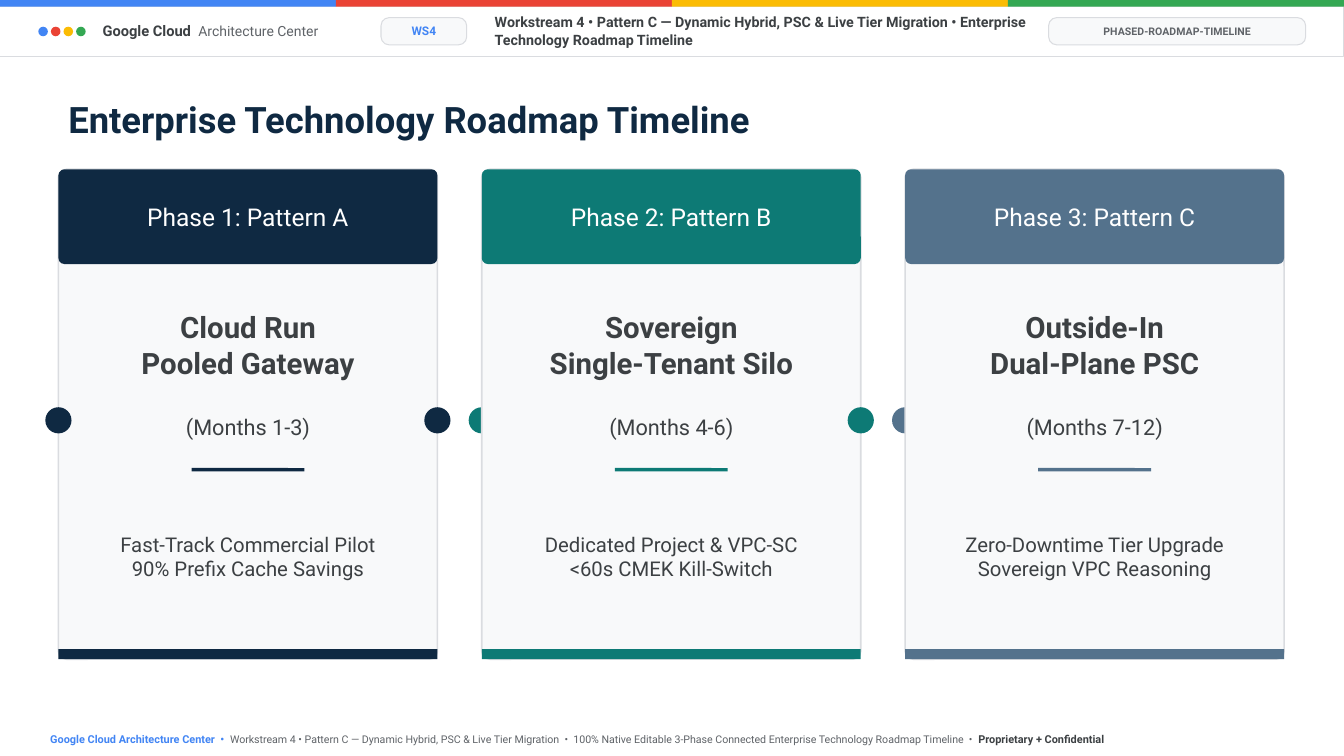
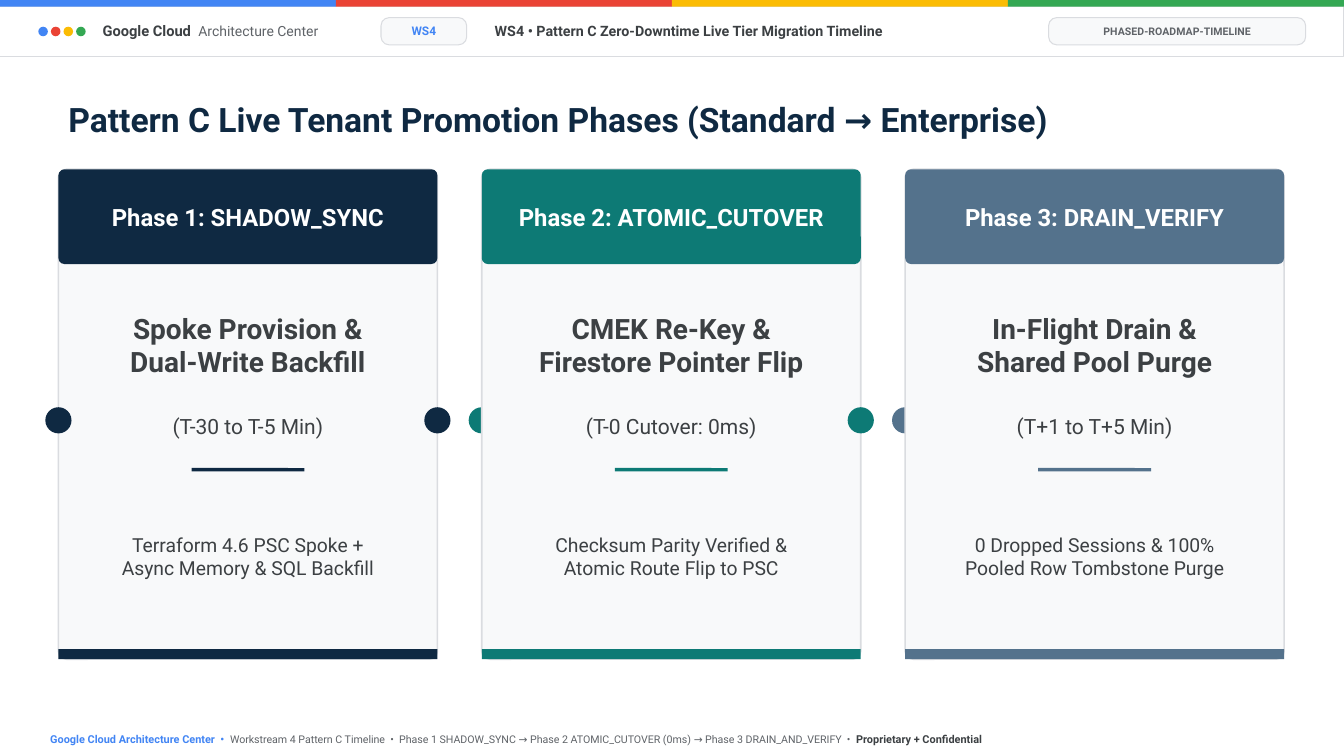
Before and after one commit to nitinaggarwal-12/blogs, a slide deck: slide 12 of slides/ws4-pattern-c-hybrid-editable-slides.pptx (slide 18 before the commit). Drawn at 1344x756 pixels with LibreOffice and Linux fonts; fonts in the diff are those of the drawing. Boxes give left, top, right and bottom in pixels: in the first picture for what was removed or moved away, otherwise in the second. Text is boxed around its words. In the diff, an @@ line names an element or a change of style, - is before the commit and + after.

```diff
--- a/slides/ws4-pattern-c-hybrid-editable-slides.pptx
+++ b/slides/ws4-pattern-c-hybrid-editable-slides.pptx
@@ text at (495,25,883,39): text changed @@
-Workstream 4 • Pattern C — Dynamic Hybrid, PSC & Live Tier Migration • Enterprise Technology Roadmap Timeline
+WS4 • Pattern C Zero-Downtime Live Tier Migration Timeline
@@ text at (68,105,1048,140): text changed; size 26 to 24 pt @@
-Enterprise Technology Roadmap Timeline
+Pattern C Live Tenant Promotion Phases (Standard → Enterprise)
@@ text at (112,208,384,229): text changed; size 17.5 to 17 pt; bold on @@
-Phase 1: Pattern A
+Phase 1: SHADOW_SYNC
@@ text at (519,208,824,229): text changed; size 17.5 to 17 pt; bold on @@
-Phase 2: Pattern B
+Phase 2: ATOMIC_CUTOVER
@@ text at (965,208,1224,229): text changed; size 17.5 to 17 pt; bold on @@
-Phase 3: Pattern C
+Phase 3: DRAIN_VERIFY
@@ text at (130,318,365,373): text changed; size 21 to 20 pt @@
-Cloud Run
-Pooled Gateway
+Spoke Provision &
+Dual-Write Backfill
@@ text at (539,319,803,378): text changed; size 21 to 20 pt @@
-Sovereign
-Single-Tenant Silo
+CMEK Re-Key &
+Firestore Pointer Flip
@@ text at (977,318,1212,378): text changed; size 21 to 20 pt @@
-Outside-In
-Dual-Plane PSC
+In-Flight Drain &
+Shared Pool Purge
@@ text at (173,417,323,439): text changed; size 15.5 to 15 pt @@
-(Months 1-3)
+(T-30 to T-5 Min)
@@ text at (586,417,756,439): text changed; size 15.5 to 15 pt @@
-(Months 4-6)
+(T-0 Cutover: 0ms)
@@ text at (1017,417,1172,439): text changed; size 15.5 to 15 pt @@
-(Months 7-12)
+(T+1 to T+5 Min)
@@ text at (122,537,373,579): text changed; size 14.5 to 13.8 pt @@
-Fast-Track Commercial Pilot
-90% Prefix Cache Savings
+Terraform 4.6 PSC Spoke +
+Async Memory & SQL Backfill
@@ text at (555,537,778,579): text changed; size 14.5 to 13.8 pt @@
-Dedicated Project & VPC-SC
-<60s CMEK Kill-Switch
+Checksum Parity Verified &
+Atomic Route Flip to PSC
@@ text at (965,537,1224,579): text changed; size 14.5 to 13.8 pt @@
-Zero-Downtime Tier Upgrade
-Sovereign VPC Reasoning
+0 Dropped Sessions & 100%
+Pooled Row Tombstone Purge
@@ text at (50,734,982,746): text changed @@
-Google Cloud Architecture Center • Workstream 4 • Pattern C — Dynamic Hybrid, PSC & Live Tier Migration • 100% Native Editable 3-Phase Connected Enterprise Technology Roadmap Timeline • Proprietary + Confidential
+Google Cloud Architecture Center • Workstream 4 Pattern C Timeline • Phase 1 SHADOW_SYNC → Phase 2 ATOMIC_CUTOVER (0ms) → Phase 3 DRAIN_AND_VERIFY • Proprietary + Confidential
```
Also in this commit, not shown: 7 other slides changed, 3 slides added, 17 slides removed, 13 other files.
